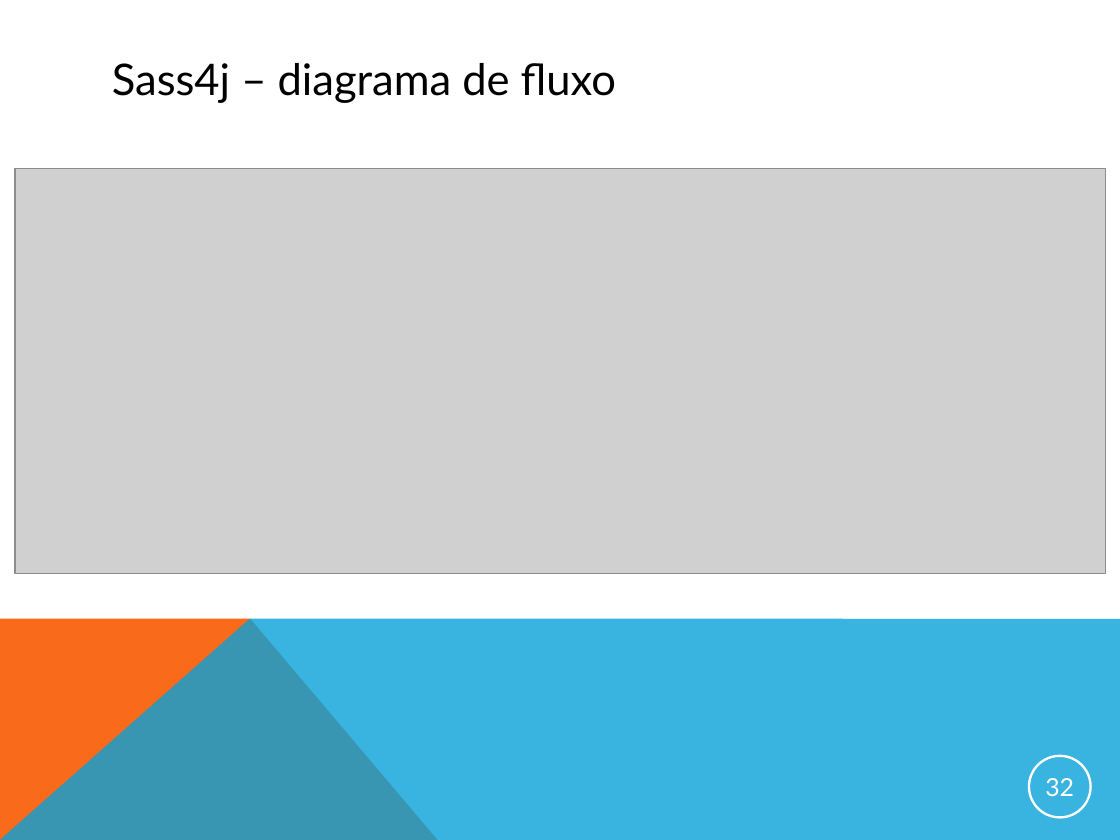
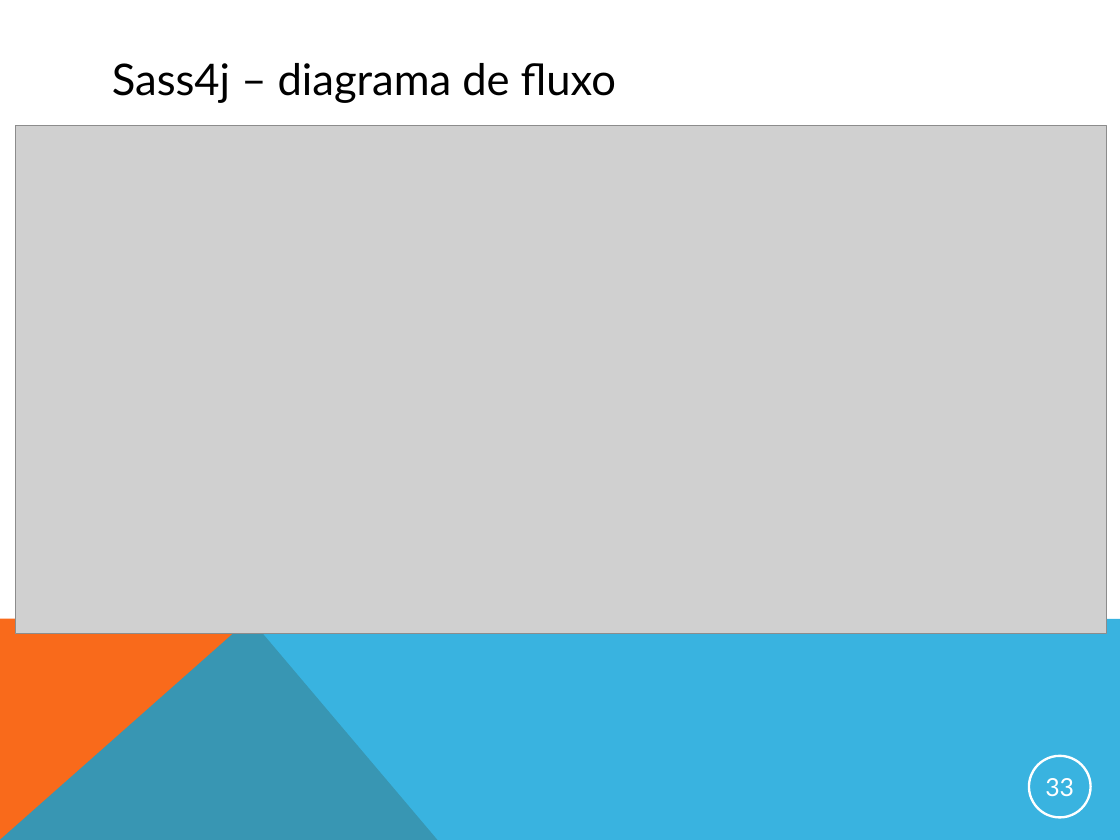
Before and after one commit to gcmorgado/sass4j, a slide deck: slide 33 of DOCUMENTACAO/apresentacao_final.ppt (slide 32 before the commit). Drawn at 1120x840 pixels with LibreOffice and Linux fonts; fonts in the diff are those of the drawing; grey boxes stand for pictures. Boxes give left, top, right and bottom in pixels: in the first picture for what was removed or moved away, otherwise in the second. Text is boxed around its words. In the diff, an @@ line names an element or a change of style, - is before the commit and + after.

```diff
--- a/DOCUMENTACAO/apresentacao_final.ppt
+++ b/DOCUMENTACAO/apresentacao_final.ppt
@@ picture: place and size @@
-picture at [15,169,1105,573]
+picture at [16,125,1108,634]
@@ page number at [1045,778,1074,796]: text changed @@
-32
+33
```
Also in this commit, not shown: 2 other slides changed, 2 slides added, 1 slide removed, 3 other files.
